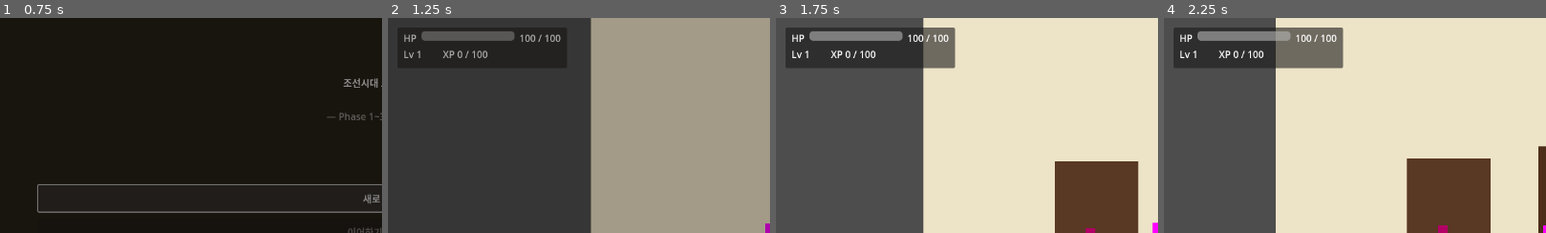
Above: before the commit, frames 1-4 (left to right).
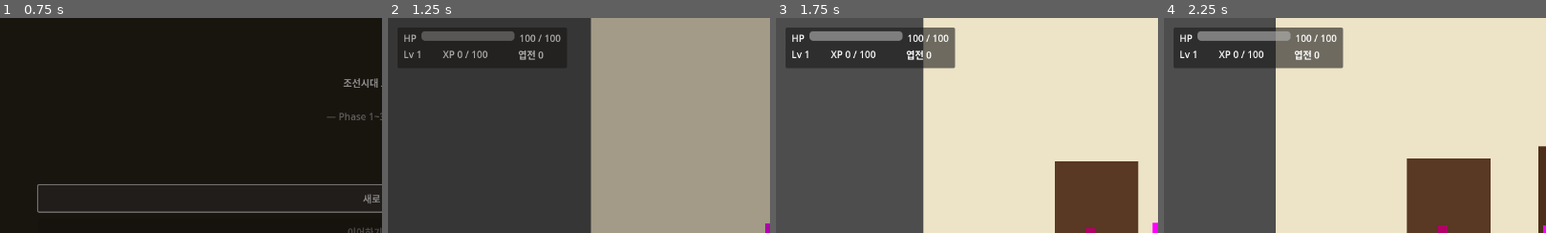
Above: after the commit, the same moments.

Repository: ksjmgrkks/joseon-rpg
Game: Godot game, scene res://scenes/ui/MainMenu.tscn
Two runs of this game, one before a commit and one after it. Both use one fixed random seed, a clock stepped at 60 frames per second and the inputs below.
Inputs:
- Up to frame 1 (0.75 s): click "새로 시작" at 0.5 s
- Up to frame 2 (1.25 s): no input
- Up to frame 3 (1.75 s): hold D (move_right) from 1.28 s (still down); hold J (attack) from 1.28 s (still down); tap Space (jump) at 1.52 s
- Up to frame 4 (2.25 s): keep holding D (move_right); release J (attack) at 2.03 s; tap J (attack) at 2.1 s
The pictures show only the part of the screen within x 0-50%, y 0-50%; the shares and areas given below are measured in that part.

Frame 1 is identical in both runs. In frame 2, 0.2% of the frame differs, in the area x 34-41%, y 15-20%; in frame 3, 0.2%; in frame 4, 0.2%.
Error after the commit: Parse Error: Cannot infer the type of "p" variable because the value doesn't have a set type. (res://scripts/world/time_manager.gd:67)

Commit message:
feat(phase-3+): 장비/소지금/낮밤 시스템 (D)
장비:
- Equipment autoload(weapon_id, armor_id) — equip/unequip/current_damage/current_defense, SaveManager 연동.
- 인벤토리 패널에서 무기/방어구 슬롯 아이템에 [장착] 버튼, 이미 장착된 건 [장착중] 태그.
- Player 공격 데미지가 Equipment.current_damage(base) 를 베이스로 콤보 배율 적용.
- HealthComponent.take_damage 가 'player' 그룹일 때 Equipment.current_defense() 만큼 감산(최소 1).

소지금:
- PlayerStats.gold + add_gold/spend_gold + gold_changed 시그널. SaveManager 직렬화.
- PlayerHud StatsRow 에 '엽전 N' 표시 추가, 인벤토리 패널 hint 에도 잔액 노출.
- Pickup 이 'gold' 필드 있는 아이템(coin_pouch)에 닿으면 인벤토리 대신 PlayerStats.add_gold 로 환산.

낮/밤:
- TimeManager autoload — day_seconds/night_seconds 사이클(기본 180+90). is_night, tint_for(t), 일시정지 API.
  SaveManager 연동.
- WorldTint autoload — TimeManager.time_changed 에 맞춰 SceneTree.root 의 CanvasModulate 색을
  자동 갱신. 씬마다 노드 추가 없이도 전역 색감 변화.

데이터:
- items.json: sword_jade/armor_robe/armor_brigandine 에 slot 키 추가, coin_pouch 에 gold 필드.

헤드리스 test_equipment 신규 5건: equip_weapon / armor_defense / gold_spend / save_load / time_phase.

Co-Authored-By: Claude Opus 4.7 (1M context) <noreply@anthropic.com>

Diff:
--- a/project.godot
+++ b/project.godot
@@ -20,6 +20,9 @@
 SceneManager="*res://scripts/scene/scene_manager.gd"
 PlayerStats="*res://scripts/stats/player_stats.gd"
 Inventory="*res://scripts/inventory/inventory_manager.gd"
+Equipment="*res://scripts/inventory/equipment_manager.gd"
+TimeManager="*res://scripts/world/time_manager.gd"
+WorldTint="*res://scripts/world/world_tint.gd"
 QuestManager="*res://scripts/quests/quest_manager.gd"
 Dialogue="*res://scripts/dialogue/dialogue_manager.gd"
 DialogueBalloon="*res://scenes/ui/DialogueBalloon.tscn"
--- a/scenes/ui/PlayerHud.tscn
+++ b/scenes/ui/PlayerHud.tscn
@@ -47,3 +47,7 @@
 [node name="XpLabel" type="Label" parent="Panel/Margin/VBox/StatsRow"]
 text = "XP 0 / 100"
 size_flags_horizontal = 3
+
+[node name="GoldLabel" type="Label" parent="Panel/Margin/VBox/StatsRow"]
+text = "엽전 0"
+custom_minimum_size = Vector2(72, 0)
--- a/scripts/combat/health_component.gd
+++ b/scripts/combat/health_component.gd
@@ -26,11 +26,16 @@
     take_damage(damage, attacker)
 
 
-## 외부에서도 직접 호출 가능.
+## 외부에서도 직접 호출 가능. 부모가 'player' 그룹이면 Equipment 방어력만큼 자동 감산.
 func take_damage(amount: float, _source: Node = null) -> void:
     if hp <= 0.0:
         return
-    hp = maxf(0.0, hp - amount)
+    var effective := amount
+    var parent := get_parent()
+    # 플레이어가 맞은 데미지에만 장착 방어력을 적용. 최소 1은 들어감.
+    if parent and parent.is_in_group("player") and Equipment:
+        effective = maxf(1.0, amount - Equipment.current_defense())
+    hp = maxf(0.0, hp - effective)
     hp_changed.emit(hp, max_hp)
     if hp <= 0.0:
         died.emit()
--- /dev/null
+++ b/scripts/inventory/equipment_manager.gd
@@ -0,0 +1,96 @@
+extends Node
+##
+## EquipmentManager autoload — 무기/방어구 슬롯.
+##
+## 아이템 정의(items.json)에 "slot": "weapon"|"armor" 와 stat(damage/defense)을 둔다.
+## equip(id) 는 인벤토리에서 1개 차감(스택에서) 후 슬롯에 장착, 기존 장착품은 다시 인벤토리로 반환.
+## unequip(slot) 는 슬롯 비우고 인벤토리로 돌려준다.
+##
+## 효과:
+##   - weapon.damage → Player 공격 시 Hitbox.damage 의 기본값으로 사용(Player._do_combo_attack 에서 lookup).
+##   - armor.defense → HealthComponent.take_damage 에서 차감.
+##
+## 시그널: equipment_changed(weapon_id: String, armor_id: String)
+##
+
+signal equipment_changed(weapon_id: String, armor_id: String)
+
+var weapon_id: String = ""
+var armor_id: String = ""
+
+
+func _ready() -> void:
+    SaveManager.save_requested.connect(_on_save)
+    SaveManager.loaded.connect(_on_load)
+
+
+func _slot_of(id: String) -> String:
+    var d := Inventory.get_def(id)
+    return String(d.get("slot", ""))
+
+
+func equip(id: String) -> bool:
+    if id == "" or Inventory.count(id) <= 0:
+        return false
+    var slot := _slot_of(id)
+    if slot != "weapon" and slot != "armor":
+        return false
+    # 인벤토리에서 1개 빼고
+    Inventory.remove(id, 1)
+    # 기존 장착품은 인벤토리로 반환
+    var prev := weapon_id if slot == "weapon" else armor_id
+    if prev != "":
+        Inventory.add(prev, 1)
+    if slot == "weapon":
+        weapon_id = id
+    else:
+        armor_id = id
+    equipment_changed.emit(weapon_id, armor_id)
+    return true
+
+
+func unequip(slot: String) -> bool:
+    if slot == "weapon" and weapon_id != "":
+        Inventory.add(weapon_id, 1)
+        weapon_id = ""
+        equipment_changed.emit(weapon_id, armor_id)
+        return true
+    if slot == "armor" and armor_id != "":
+        Inventory.add(armor_id, 1)
+        armor_id = ""
+        equipment_changed.emit(weapon_id, armor_id)
+        return true
+    return false
+
+
+# 현재 장착 무기의 데미지(없으면 base 인자 반환).
+func current_damage(base: float) -> float:
+    if weapon_id == "":
+        return base
+    var d := Inventory.get_def(weapon_id)
+    return float(d.get("damage", base))
+
+
+# 현재 장착 방어구의 방어력(없으면 0).
+func current_defense() -> float:
+    if armor_id == "":
+        return 0.0
+    var d := Inventory.get_def(armor_id)
+    return float(d.get("defense", 0))
+
+
+func clear() -> void:
+    weapon_id = ""
+    armor_id = ""
+    equipment_changed.emit(weapon_id, armor_id)
+
+
+func _on_save(_slot: int, data: Dictionary) -> void:
+    data["equipment"] = { "weapon": weapon_id, "armor": armor_id }
+
+
+func _on_load(_slot: int, data: Dictionary) -> void:
+    var e: Dictionary = data.get("equipment", {})
+    weapon_id = String(e.get("weapon", ""))
+    armor_id = String(e.get("armor", ""))
+    equipment_changed.emit(weapon_id, armor_id)
--- a/scripts/player/player.gd
+++ b/scripts/player/player.gd
@@ -113,8 +113,11 @@
     _combo_timer = COMBO_WINDOW
     _attacking = true
 
-    var base_damage: float = attack_hitbox.damage
-    var base_knock: float = attack_hitbox.knockback
+    var stored_damage: float = attack_hitbox.damage
+    var stored_knock: float = attack_hitbox.knockback
+    # 무기 장착돼 있으면 그 데미지를 베이스로 사용.
+    var base_damage: float = Equipment.current_damage(stored_damage)
+    var base_knock: float = stored_knock
     # 콤보 단계별 보너스. 3타에서 데미지·넉백·shake 증가.
     var damage_mult := 1.0
     var knock_mult := 1.0
@@ -135,9 +138,9 @@
     # 공격 휘두를 때마다 살짝 진동(피드백). 명중 시 추가 진동은 _on_hitbox_landed에서.
     ScreenFx.shake(shake_strength * 0.5, 0.08)
     await attack_hitbox.activate(duration)
-    # 원래 데미지/넉백으로 복귀
-    attack_hitbox.damage = base_damage
-    attack_hitbox.knockback = base_knock
+    # 원래 베이스(씬에 박힌 기본값)로 복귀
+    attack_hitbox.damage = stored_damage
+    attack_hitbox.knockback = stored_knock
     await get_tree().create_timer(ATTACK_RECOVER).timeout
     _attacking = false
     # 3타까지 갔으면 콤보 즉시 리셋(다음 입력은 1타부터)
@@ -153,16 +156,17 @@
     _attacking = true
     _combo_step = 0
     _combo_timer = 0.0
-    var base_damage: float = attack_hitbox.damage
-    var base_knock: float = attack_hitbox.knockback
+    var stored_damage: float = attack_hitbox.damage
+    var stored_knock: float = attack_hitbox.knockback
+    var base_damage: float = Equipment.current_damage(stored_damage)
     attack_hitbox.damage = base_damage * 2.0
-    attack_hitbox.knockback = base_knock * 1.6
+    attack_hitbox.knockback = stored_knock * 1.6
     attack_hitbox.position.x = 16.0 if _facing_right else -16.0
     Audio.play_sfx(Sfx.ATTACK)
     ScreenFx.shake(10.0, 0.18)
     await attack_hitbox.activate(ATTACK_DURATION_FINISH)
-    attack_hitbox.damage = base_damage
-    attack_hitbox.knockback = base_knock
+    attack_hitbox.damage = stored_damage
+    attack_hitbox.knockback = stored_knock
     await get_tree().create_timer(ATTACK_RECOVER).timeout
     _attacking = false
 
--- a/scripts/quests/pickup.gd
+++ b/scripts/quests/pickup.gd
@@ -40,9 +40,17 @@
         return
     _used = true
     if item_id != "" and count > 0:
-        Inventory.add(item_id, count)
-        var label := pickup_label if pickup_label != "" else ("+%d %s" % [count, item_id])
-        FloatingNumber.spawn(get_tree().current_scene, global_position, label, Color(1, 0.85, 0.55))
+        # 'gold' 속성이 정의된 아이템은 인벤토리에 넣지 않고 PlayerStats.add_gold 로 환산.
+        var def := Inventory.get_def(item_id)
+        var gold_per := int(def.get("gold", 0))
+        if gold_per > 0:
+            PlayerStats.add_gold(gold_per * count)
+            var glabel := pickup_label if pickup_label != "" else ("+%d 엽전" % (gold_per * count))
+            FloatingNumber.spawn(get_tree().current_scene, global_position, glabel, Color(1.0, 0.85, 0.35))
+        else:
+            Inventory.add(item_id, count)
+            var label := pickup_label if pickup_label != "" else ("+%d %s" % [count, item_id])
+            FloatingNumber.spawn(get_tree().current_scene, global_position, label, Color(1, 0.85, 0.55))
         Audio.play_sfx(Sfx.PICKUP)
     if quest_id != "":
         if quest_stage != "":
--- a/scripts/stats/player_stats.gd
+++ b/scripts/stats/player_stats.gd
@@ -1,14 +1,16 @@
 extends Node
 ##
-## PlayerStats autoload — 플레이어 레벨/XP. SaveManager 연동.
-## 시그널: xp_changed(xp, xp_to_next), level_up(new_level)
+## PlayerStats autoload — 플레이어 레벨/XP/소지금(엽전). SaveManager 연동.
+## 시그널: xp_changed, level_up, gold_changed.
 ##
 
 signal xp_changed(xp: int, xp_to_next: int)
 signal level_up(new_level: int)
+signal gold_changed(amount: int)
 
 var level: int = 1
 var xp: int = 0
+var gold: int = 0
 
 
 func _ready() -> void:
@@ -39,18 +41,40 @@
     xp_changed.emit(xp, xp_to_next())
 
 
+func add_gold(amount: int) -> void:
+    if amount == 0:
+        return
+    gold = maxi(0, gold + amount)
+    gold_changed.emit(gold)
+
+
+# true 면 차감 성공, false 면 잔액 부족(차감 안 함).
+func spend_gold(amount: int) -> bool:
+    if amount <= 0:
+        return true
+    if gold < amount:
+        return false
+    gold -= amount
+    gold_changed.emit(gold)
+    return true
+
+
 func reset() -> void:
     level = 1
     xp = 0
+    gold = 0
     xp_changed.emit(xp, xp_to_next())
+    gold_changed.emit(gold)
 
 
 func _on_save(_slot: int, data: Dictionary) -> void:
-    data["stats"] = { "level": level, "xp": xp }
+    data["stats"] = { "level": level, "xp": xp, "gold": gold }
 
 
 func _on_load(_slot: int, data: Dictionary) -> void:
     var s: Dictionary = data.get("stats", {})
     level = int(s.get("level", 1))
     xp = int(s.get("xp", 0))
+    gold = int(s.get("gold", 0))
     xp_changed.emit(xp, xp_to_next())
+    gold_changed.emit(gold)
--- a/scripts/ui/inventory_panel.gd
+++ b/scripts/ui/inventory_panel.gd
@@ -65,9 +65,33 @@
             var heal_amt := int(def.get("heal", 0))
             use_btn.pressed.connect(func() -> void: _use_consumable(item_id, heal_amt))
             row.add_child(use_btn)
+        # 장비(slot=weapon/armor) 면 '장착' 버튼. 이미 장착돼 있으면 표시만.
+        var slot := String(def.get("slot", ""))
+        if slot == "weapon" or slot == "armor":
+            var iid := String(s.id)
+            var is_equipped := (slot == "weapon" and Equipment.weapon_id == iid) \
+                or (slot == "armor" and Equipment.armor_id == iid)
+            if is_equipped:
+                var tag := Label.new()
+                tag.text = "[장착중]"
+                row.add_child(tag)
+            else:
+                var eq_btn := Button.new()
+                eq_btn.text = "장착"
+                eq_btn.pressed.connect(func() -> void: _equip_item(iid))
+                row.add_child(eq_btn)
 
         slots_list.add_child(row)
-    hint_label.text = "[I] 닫기  ·  %d / %d 슬롯" % [slots.size(), Inventory.CAPACITY]
+
+    # 현재 장착 정보를 한 줄
+    if Equipment.weapon_id != "" or Equipment.armor_id != "":
+        var eq := Label.new()
+        var wname: String = Inventory.get_def(Equipment.weapon_id).get("name", "(없음)") if Equipment.weapon_id != "" else "(없음)"
+        var aname: String = Inventory.get_def(Equipment.armor_id).get("name", "(없음)") if Equipment.armor_id != "" else "(없음)"
+        eq.text = "장비 — 무기: %s, 방어구: %s" % [wname, aname]
+        slots_list.add_child(eq)
+
+    hint_label.text = "[I] 닫기  ·  %d / %d 슬롯  ·  엽전 %d" % [slots.size(), Inventory.CAPACITY, PlayerStats.gold]
 
 
 func _use_consumable(item_id: String, heal_amt: int) -> void:
@@ -80,3 +104,8 @@
     health.heal(float(heal_amt))
     Inventory.remove(item_id, 1)
     Audio.play_sfx(Sfx.POTION)
+
+
+func _equip_item(item_id: String) -> void:
+    if Equipment.equip(item_id):
+        _rebuild(Inventory.slots())
--- a/scripts/ui/player_hud.gd
+++ b/scripts/ui/player_hud.gd
@@ -8,6 +8,7 @@
 @onready var hp_label: Label = $Panel/Margin/VBox/HPRow/Label
 @onready var level_label: Label = $Panel/Margin/VBox/StatsRow/LevelLabel
 @onready var xp_label: Label = $Panel/Margin/VBox/StatsRow/XpLabel
+@onready var gold_label: Label = $Panel/Margin/VBox/StatsRow/GoldLabel
 
 
 func _ready() -> void:
@@ -25,6 +26,8 @@
     _update_stats(PlayerStats.xp, PlayerStats.xp_to_next())
     PlayerStats.xp_changed.connect(_update_stats)
     PlayerStats.level_up.connect(_on_level_up)
+    _update_gold(PlayerStats.gold)
+    PlayerStats.gold_changed.connect(_update_gold)
 
 
 func _update_hp(hp: float, max_hp: float) -> void:
@@ -41,3 +44,8 @@
 func _on_level_up(new_level: int) -> void:
     print("[Player] LEVEL UP → %d" % new_level)
     Audio.play_sfx(Sfx.PICKUP)
+
+
+func _update_gold(amount: int) -> void:
+    if gold_label:
+        gold_label.text = "엽전 %d" % amount
--- /dev/null
+++ b/scripts/world/time_manager.gd
@@ -0,0 +1,94 @@
+extends Node
+##
+## TimeManager autoload — 게임 내 시간 흐름(낮/밤).
+##
+## 한 사이클 = day_seconds + night_seconds (기본 180 + 90 = 270초 = 4.5분).
+## 시작은 낮(time_of_day=0.0).
+## 시그널: phase_changed(is_night: bool), time_changed(t: float)   t in [0,1)
+##
+
+signal phase_changed(is_night: bool)
+signal time_changed(t: float)
+
+@export var day_seconds: float = 180.0
+@export var night_seconds: float = 90.0
+@export var paused_at_start: bool = false
+
+var time_of_day: float = 0.0     # [0,1) — 0..day_ratio 가 낮
+var _running: bool = true
+
+
+func _ready() -> void:
+    _running = not paused_at_start
+    SaveManager.save_requested.connect(_on_save)
+    SaveManager.loaded.connect(_on_load)
+
+
+func _process(delta: float) -> void:
+    if not _running:
+        return
+    var total := day_seconds + night_seconds
+    if total <= 0.0:
+        return
+    var prev_night := is_night()
+    time_of_day = fposmod(time_of_day + delta / total, 1.0)
+    time_changed.emit(time_of_day)
+    var now_night := is_night()
+    if now_night != prev_night:
+        phase_changed.emit(now_night)
+
+
+func day_ratio() -> float:
+    var total := day_seconds + night_seconds
+    if total <= 0.0:
+        return 1.0
+    return day_seconds / total
+
+
+func is_night() -> bool:
+    return time_of_day >= day_ratio()
+
+
+func set_paused(b: bool) -> void:
+    _running = not b
+
+
+func set_time(t: float) -> void:
+    time_of_day = fposmod(t, 1.0)
+    time_changed.emit(time_of_day)
+
+
+# 0..1 의 t 값을 받아 화면 tint 색을 반환 — CanvasModulate 같은 데서 활용.
+func tint_for(t: float) -> Color:
+    var night_pct: float = 0.0
+    var dr := day_ratio()
+    if t < dr:
+        # 낮 — 끝부분 가까울수록 약간 황혼 톤
+        var p := t / max(dr, 0.0001)   # 0..1
+        if p < 0.7:
+            return Color(1, 1, 1, 1)
+        night_pct = (p - 0.7) / 0.3   # 0..1
+    else:
+        # 밤 — 진입 직후 어두워졌다가 새벽 가까이 다시 밝아짐
+        var p := (t - dr) / max(1.0 - dr, 0.0001) # 0..1
+        if p < 0.2:
+            night_pct = lerp(1.0, 1.0, 0.0)  # 진입은 즉시 어둡게
+            night_pct = 1.0
+        elif p < 0.8:
+            night_pct = 1.0
+        else:
+            night_pct = (1.0 - p) / 0.2   # 새벽으로 밝아짐
+    var dawn := Color(1, 1, 1, 1)
+    var night := Color(0.35, 0.42, 0.62, 1)
+    return dawn.lerp(night, clampf(night_pct, 0.0, 1.0))
+
+
+func _on_save(_slot: int, data: Dictionary) -> void:
+    data["time"] = { "t": time_of_day }
+
+
+func _on_load(_slot: int, data: Dictionary) -> void:
+    var d: Dictionary = data.get("time", {})
+    time_of_day = clampf(float(d.get("t", 0.0)), 0.0, 1.0)
+    time_changed.emit(time_of_day)
+    phase_changed.emit(is_night())
--- /dev/null
+++ b/scripts/world/world_tint.gd
@@ -0,0 +1,29 @@
+extends Node
+##
+## WorldTint autoload — TimeManager 시간대에 따라 화면 색을 살짝 어둡게/푸르게.
+##
+## 직접 CanvasModulate 를 인스턴스해 SceneTree.root 에 붙이고, 매 time_changed 시
+## TimeManager.tint_for(t) 결과로 color 를 갱신.
+## CanvasModulate 는 한 캔버스(=Viewport)에 하나만 동작하므로 씬마다 따로 둘 필요 없음.
+##
+
+var _modulate: CanvasModulate
+
+
+func _ready() -> void:
+    _modulate = CanvasModulate.new()
+    _modulate.color = Color(1, 1, 1, 1)
+    # SceneTree 가 아직 안 만들어졌을 수 있으니 한 프레임 대기
+    call_deferred("_install")
+    if TimeManager:
+        TimeManager.time_changed.connect(_on_time_changed)
+
+
+func _install() -> void:
+    if get_tree() and get_tree().root and _modulate.get_parent() == null:
+        get_tree().root.add_child(_modulate)
+
+
+func _on_time_changed(t: float) -> void:
+    if _modulate and TimeManager:
+        _modulate.color = TimeManager.tint_for(t)
--- /dev/null
+++ b/tests/test_equipment.gd
@@ -0,0 +1,144 @@
+extends Node
+##
+## D — Equipment + 소지금 + TimeManager 헤드리스 테스트.
+##
+
+const PASS := "PASS"
+const FAIL := "FAIL"
+
+
+func _ready() -> void:
+    print("=== test_equipment ===")
+    var results: Array[Dictionary] = []
+    _reset()
+    results.append(_check_equip_weapon())
+    _reset()
+    results.append(_check_armor_defense())
+    _reset()
+    results.append(_check_gold_spend())
+    _reset()
+    results.append(_check_save_load())
+    _reset()
+    results.append(_check_time_phase())
+
+    var failed := 0
+    for r in results:
+        print("[%s] %s" % [r.status, r.name])
+        if r.status == FAIL:
+            failed += 1
+            print("  reason: %s" % r.reason)
+    print("=== %d/%d passed ===" % [results.size() - failed, results.size()])
+    get_tree().quit(0 if failed == 0 else 1)
+
+
+func _reset() -> void:
+    Equipment.clear()
+    Inventory.clear()
+    PlayerStats.reset()
+
+
+func _check_equip_weapon() -> Dictionary:
+    Inventory.add("sword_iron", 1)
+    Inventory.add("sword_jade", 1)
+    if not Equipment.equip("sword_iron"):
+        return _fail("equip_weapon", "equip iron failed")
+    if Equipment.weapon_id != "sword_iron":
+        return _fail("equip_weapon", "weapon_id mismatch (%s)" % Equipment.weapon_id)
+    # 무기를 갈아끼면 기존 검은 인벤토리로 되돌아가야 함
+    Equipment.equip("sword_jade")
+    if Equipment.weapon_id != "sword_jade":
+        return _fail("equip_weapon", "switch to jade failed")
+    if Inventory.count("sword_iron") != 1:
+        return _fail("equip_weapon", "old weapon not returned to inventory")
+    # current_damage(base) — base 가 무시되고 무기 정의값을 따라야 함
+    var d := Equipment.current_damage(7.0)
+    if int(d) != 18:
+        return _fail("equip_weapon", "current_damage expected 18, got %d" % int(d))
+    return _pass("equip_weapon")
+
+
+func _check_armor_defense() -> Dictionary:
+    Inventory.add("armor_brigandine", 1)
+    Equipment.equip("armor_brigandine")
+    if int(Equipment.current_defense()) != 14:
+        return _fail("armor_defense", "current_defense expected 14")
+    # 플레이어 그룹 노드 + HealthComponent 시나리오. (간단 시뮬)
+    var player := CharacterBody2D.new()
+    player.add_to_group("player")
+    add_child(player)
+    var hc := HealthComponent.new()
+    hc.max_hp = 100.0
+    player.add_child(hc)
+    await get_tree().process_frame
+    if hc.hp != 100.0:
+        return _fail("armor_defense", "hp init wrong (%.1f)" % hc.hp)
+    hc.take_damage(20.0)
+    # 14 방어 → 6 만 들어가야 함
+    if int(hc.hp) != 94:
+        player.queue_free()
+        return _fail("armor_defense", "expected 94 hp, got %.1f" % hc.hp)
+    # 방어 > 데미지여도 1 은 들어감
+    hc.hp = 100.0
+    hc.take_damage(5.0)
+    if int(hc.hp) != 99:
+        player.queue_free()
+        return _fail("armor_defense", "min 1 dmg rule broke (%.1f)" % hc.hp)
+    player.queue_free()
+    return _pass("armor_defense")
+
+
+func _check_gold_spend() -> Dictionary:
+    PlayerStats.add_gold(100)
+    if PlayerStats.gold != 100:
+        return _fail("gold_spend", "add_gold")
+    if PlayerStats.spend_gold(120):
+        return _fail("gold_spend", "overdraft allowed")
+    if PlayerStats.gold != 100:
+        return _fail("gold_spend", "balance changed on failed spend")
+    if not PlayerStats.spend_gold(40):
+        return _fail("gold_spend", "spend 40 failed")
+    if PlayerStats.gold != 60:
+        return _fail("gold_spend", "balance after spend wrong (%d)" % PlayerStats.gold)
+    return _pass("gold_spend")
+
+
+func _check_save_load() -> Dictionary:
+    var SLOT := 95
+    SaveManager.delete_save(SLOT)
+    Inventory.add("sword_jade", 1)
+    Equipment.equip("sword_jade")
+    PlayerStats.add_gold(77)
+    SaveManager.save(SLOT)
+    Equipment.clear()
+    PlayerStats.reset()
+    SaveManager.load(SLOT)
+    SaveManager.delete_save(SLOT)
+    if Equipment.weapon_id != "sword_jade":
+        return _fail("save_load", "weapon not restored")
+    if PlayerStats.gold != 77:
+        return _fail("save_load", "gold not restored (%d)" % PlayerStats.gold)
+    return _pass("save_load")
+
+
+func _check_time_phase() -> Dictionary:
+    TimeManager.set_paused(true)
+    TimeManager.set_time(0.0)
+    if TimeManager.is_night():
+        return _fail("time_phase", "expected day at t=0")
+    var dr := TimeManager.day_ratio()
+    TimeManager.set_time(dr + 0.05)
+    if not TimeManager.is_night():
+        return _fail("time_phase", "expected night just after day_ratio")
+    # 일시정지 + 시간 강제 세팅은 phase_changed 가 발생하지 않을 수 있어 직접 검증.
+    TimeManager.set_time(0.0)
+    if TimeManager.is_night():
+        return _fail("time_phase", "rolled back to day failed")
+    return _pass("time_phase")
+
+
+func _pass(name: String) -> Dictionary:
+    return { "name": name, "status": PASS, "reason": "" }
+
+
+func _fail(name: String, reason: String) -> Dictionary:
+    return { "name": name, "status": FAIL, "reason": reason }
--- /dev/null
+++ b/tests/test_equipment.tscn
@@ -0,0 +1,6 @@
+[gd_scene load_steps=2 format=3]
+
+[ext_resource type="Script" path="res://tests/test_equipment.gd" id="1_test"]
+
+[node name="TestRunner" type="Node"]
+script = ExtResource("1_test")
